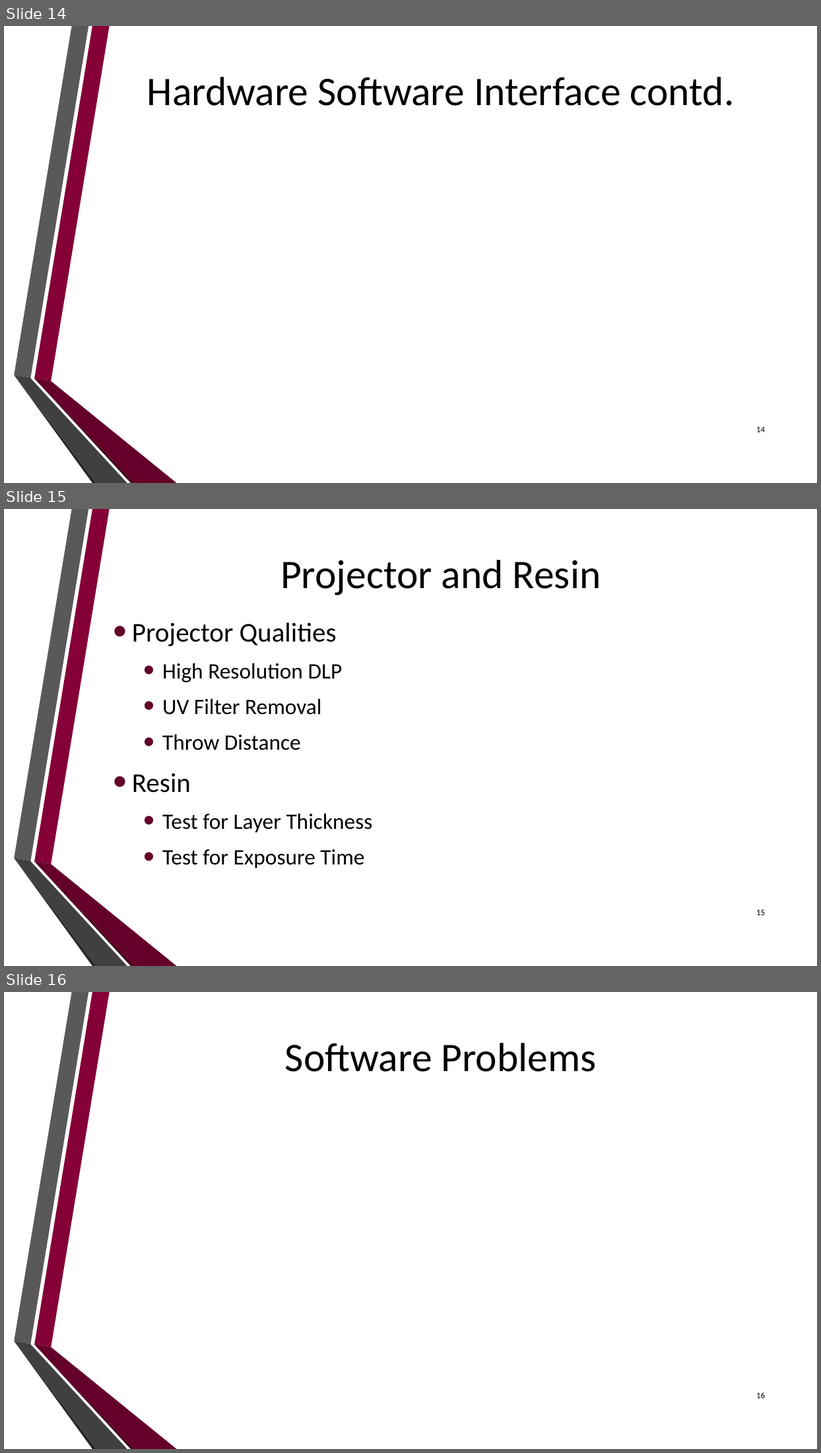
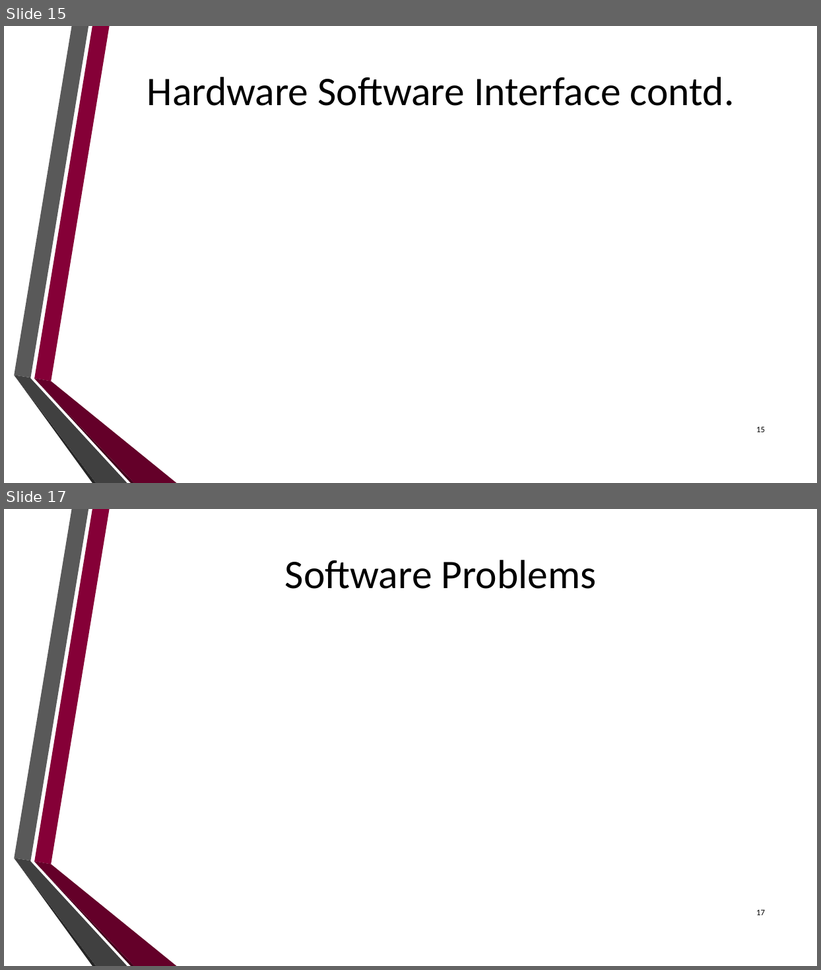
Before and after one commit to dan-olsen/SeniorDesign, a slide deck: Presentations/DesignPres/DesignPres-75.pptx. Shown one above the other, each under a label of ours: slides 14, 15 and 16 before the commit, slides 15 and 17 after it; the slides between them are not shown. The pictures are 821x1453 and 821x970 pixels, drawn with LibreOffice and Linux fonts; fonts in the diff are those of the drawing; background and template pictures are left out. Boxes give left, top, right and bottom in pixels: in the first picture for what was removed or moved away, otherwise in the second. Text is boxed around its words. In the diff, an @@ line names an element or a change of style, - is before the commit and + after.

```diff
--- a/Presentations/DesignPres/DesignPres-75.pptx
+++ b/Presentations/DesignPres/DesignPres-75.pptx
@@ slide 15 removed at [4, 509, 817, 966], background picture (left out); not listed: 6 template elements that a slide beside it also shows @@
@@ title removed at [281, 560, 601, 595] @@
-Projector and Resin
@@ text removed at [132, 623, 373, 869] @@
-• Projector Qualities
-  • High Resolution DLP
-  • UV Filter Removal
-  • Throw Distance
-• Resin
-  • Test for Layer Thickness
-  • Test for Exposure Time
@@ page number removed at [756, 910, 765, 916] @@
-15
@@ what was slide 14 is now slide 15 @@
@@ page number at [756, 427, 765, 433]: text changed @@
-14
+15
@@ what was slide 16 is now slide 17 @@
@@ page number at [756, 910, 765, 916]: text changed @@
-16
+17
```
Also in this commit, not shown: 4 slides changed, 3 slides added, 1 other slide removed, 1 other file.
